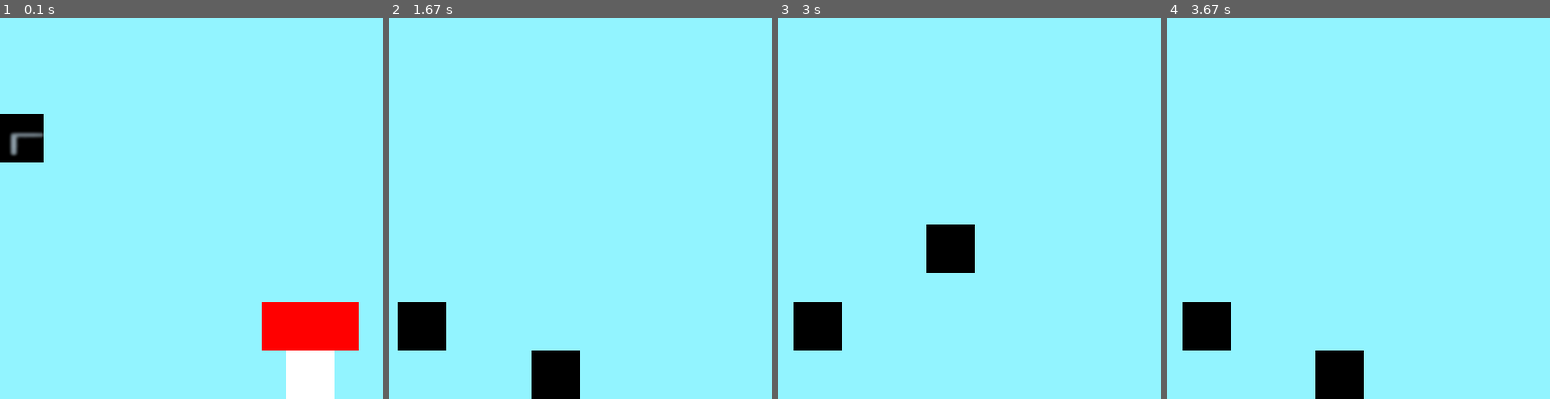
Above: before the commit, frames 1-4 (left to right).
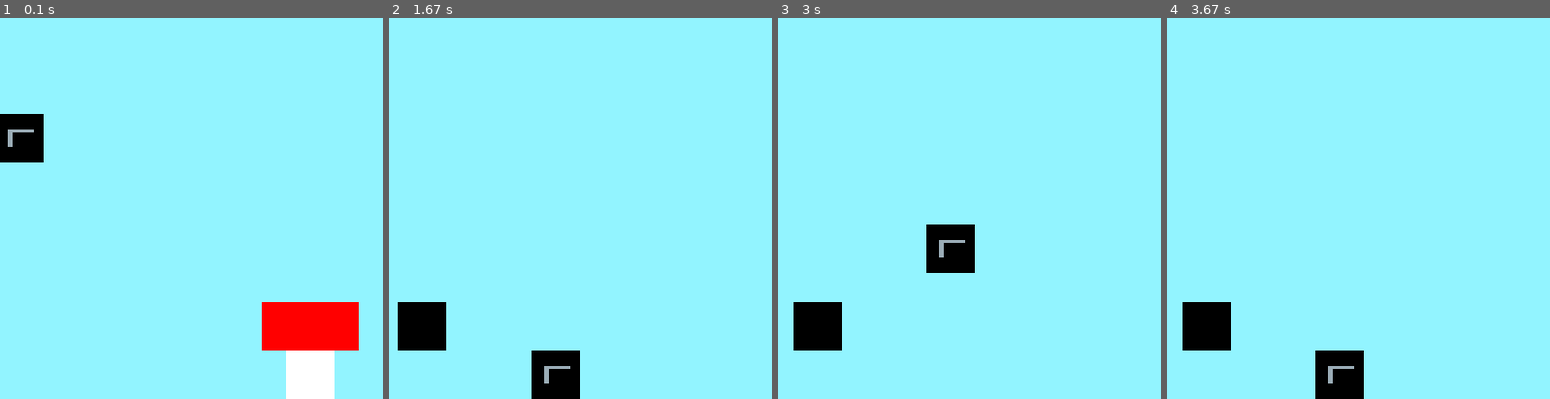
Above: after the commit, the same moments.

Repository: Jobjob321/Pygame-Platformer
Game: pygame game, started from main.py
Same seed, same stepped clock (60 frames per second), same inputs: the game is played once before the commit and once after it.
Inputs:
- Up to frame 1 (0.1 s): no input
- Up to frame 2 (1.67 s): tap one key every 0.33 s from 0.33 s: A Space D A
- Up to frame 3 (3 s): tap Space at 2.73 s
- Up to frame 4 (3.67 s): no input
The pictures show only the part of the screen within x 30-80%, y 50-100%; the shares and areas given below are measured in that part.

The runs differ from the first frame. In frame 1, 0.3% of the frame differs, in the area x 2-12%, y 29-37%; in frame 2, 0.1%; in frame 3, 0.1%; in frame 4, 0.1%.

Commit message:
Update gun.py

Diff:
--- a/gun.py
+++ b/gun.py
@@ -3,17 +3,7 @@
 class Gun:
     def __init__(self,):
         self.image = pygame.image.load("imgs/Pistol1.png").convert_alpha()
-        self.rotleft = False
-        self.rotright = False
-        self.rot: int = 0
     def draw(self, screen, scroll_x, scroll_y,player_x, player_y):
         self.x = player_x
         self.y = player_y
-        if self.rot <= -360 or self.rot >= 360:
-                self.rot = 0
-        if self.rotleft == True:
-            self.rot += 3
-        elif self.rotright == True:
-            self.rot -= 3
-        self.image = pygame.transform.rotozoom(self.image, self.rot, 1)
         screen.blit(self.image, (self.x - scroll_x, self.y - scroll_y))
